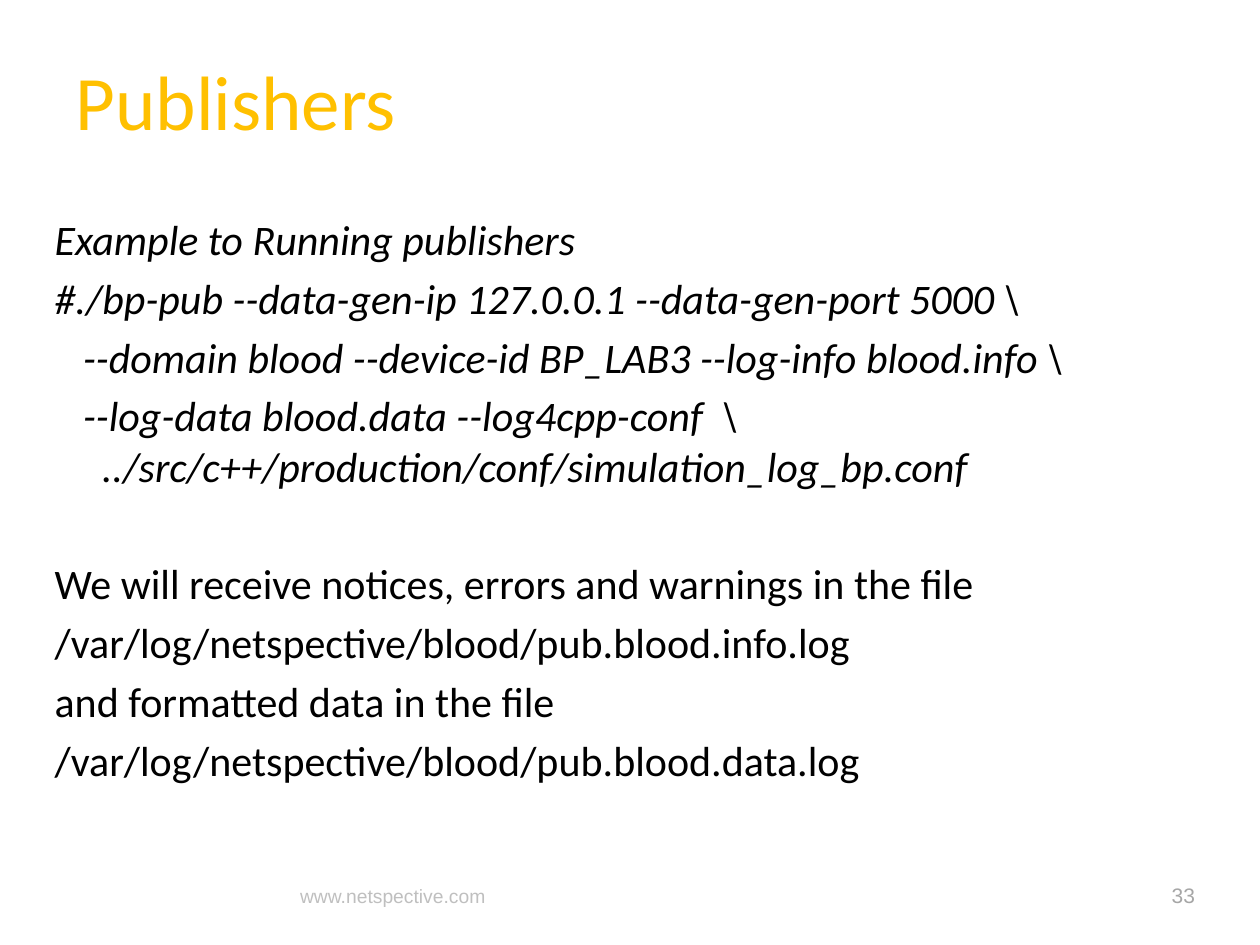
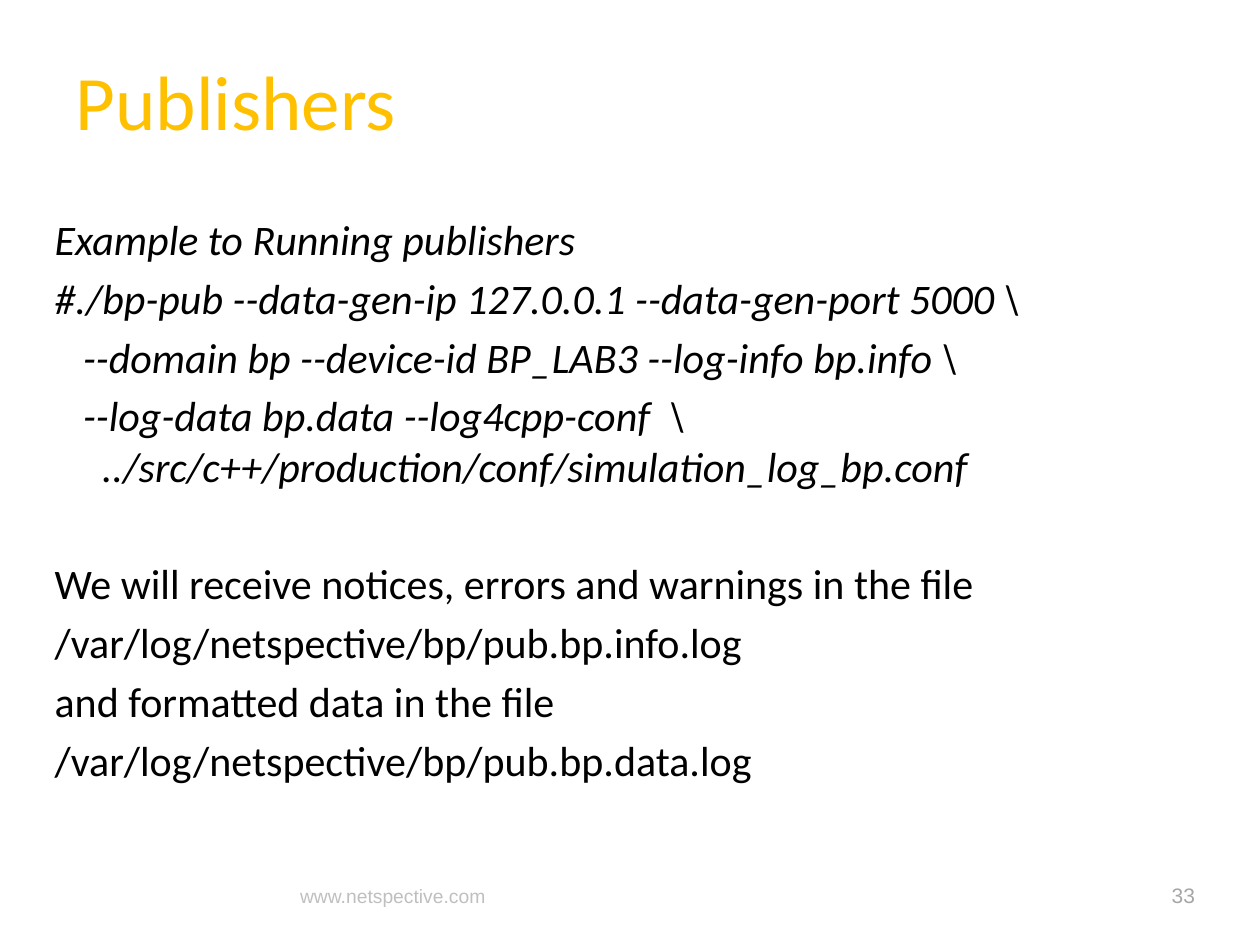
Before and after one commit to netspective/fluent, a slide deck: slide 33 of support/documents/Covidien Gateway Prototype Project Status and Plan.pptx. Drawn at 1260x945 pixels with LibreOffice and Linux fonts; fonts in the diff are those of the drawing; background and template pictures are left out. Boxes give left, top, right and bottom in pixels: in the first picture for what was removed or moved away, otherwise in the second. Text is boxed around its words. In the diff, an @@ line names an element or a change of style, - is before the commit and + after.

Commit message:
Typo Changes and PPT updated

```diff
--- a/support/documents/Covidien Gateway Prototype Project Status and Plan.pptx
+++ b/support/documents/Covidien Gateway Prototype Project Status and Plan.pptx
@@ text at [83, 343, 967, 490]: text changed @@
---domain blood --device-id BP_LAB3 --log-info blood.info \
---log-data blood.data --log4cpp-conf \ ../src/c++/production/conf/simulation_log_bp.conf
+--domain bp --device-id BP_LAB3 --log-info bp.info \
+--log-data bp.data --log4cpp-conf \ ../src/c++/production/conf/simulation_log_bp.conf
@@ text at [55, 628, 742, 666]: text changed @@
-/var/log/netspective/blood/pub.blood.info.log
+/var/log/netspective/bp/pub.bp.info.log
@@ text at [55, 746, 752, 784]: text changed @@
-/var/log/netspective/blood/pub.blood.data.log
+/var/log/netspective/bp/pub.bp.data.log
```
Also in this commit, not shown: 9 other slides changed, 16 slides added, 4 other files.
